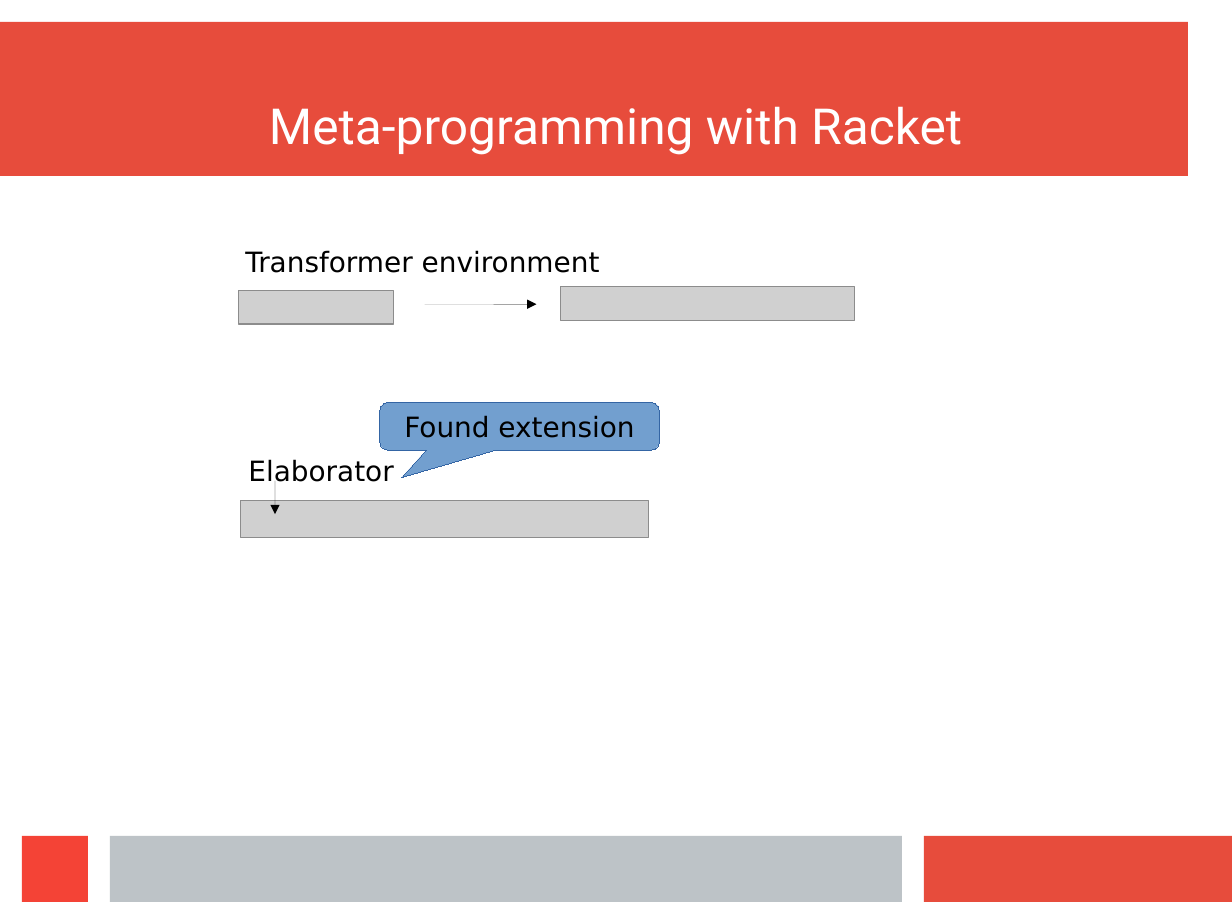
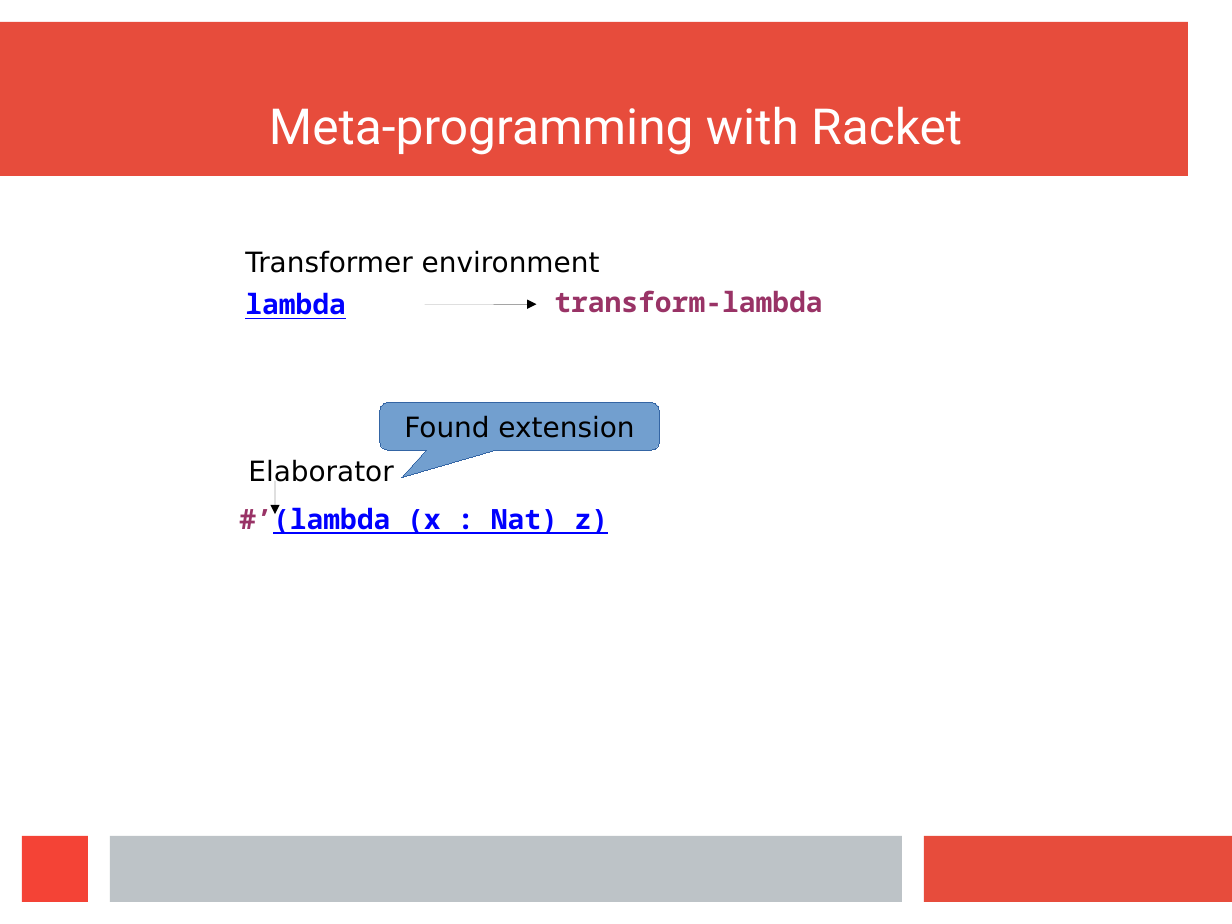
Before and after one commit to wilbowma/cur, a slide deck: slide 18 of hope-2016/slides.odp (slide 29 before the commit). Drawn at 1232x924 pixels with LibreOffice and Linux fonts; fonts in the diff are those of the drawing; grey boxes stand for pictures. Boxes give left, top, right and bottom in pixels: in the first picture for what was removed or moved away, otherwise in the second. Text is boxed around its words. In the diff, an @@ line names an element or a change of style, - is before the commit and + after.

```diff
--- a/hope-2016/slides.odp
+++ b/hope-2016/slides.odp
@@ picture removed at box(239, 291, 394, 324) @@
@@ text added at box(245, 292, 346, 319), 18 pt, text #0000FF, bold, underline @@
+lambda
@@ text added at box(554, 290, 822, 313), 18 pt, text #993366, bold @@
+transform-lambda
@@ picture removed at box(560, 287, 854, 321) @@
@@ table: place and size @@
-table at box(237, 451, 859, 539)
+table at box(237, 451, 859, 572)
@@ text added at box(239, 504, 609, 534), 18 pt, text #0000FF, bold, underline @@
+#’(lambda (x : Nat) z)
@@ picture removed at box(240, 501, 648, 538) @@
```
Also in this commit, not shown: 7 other slides changed, 7 slides added, 14 slides removed.
